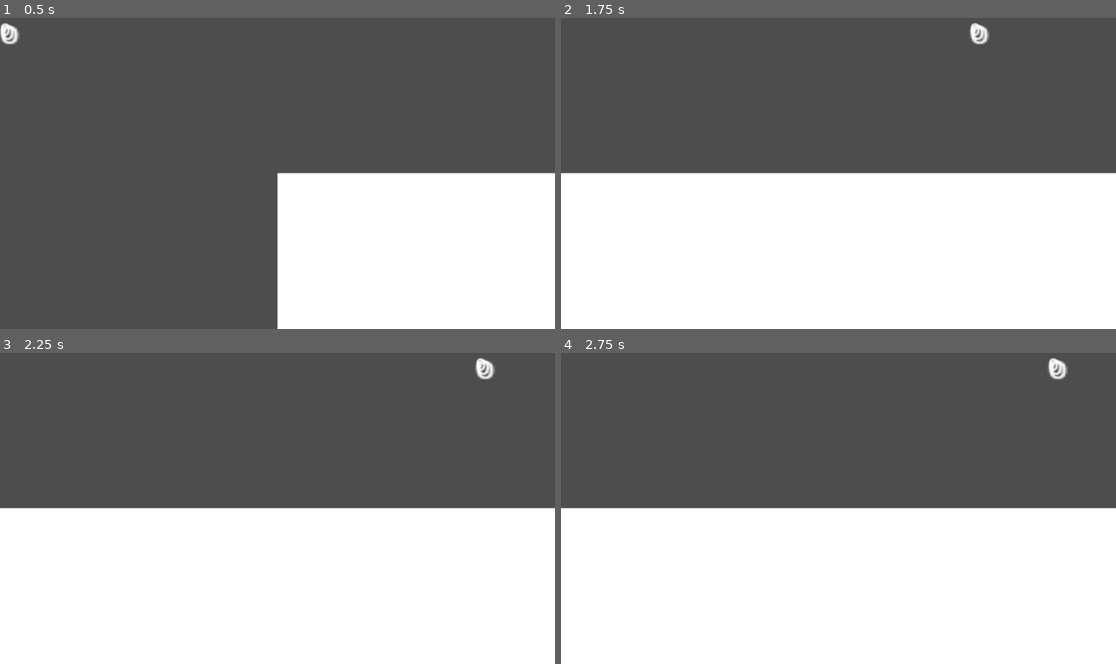
Above: before the commit, frames 1-4 (two rows, left to right).
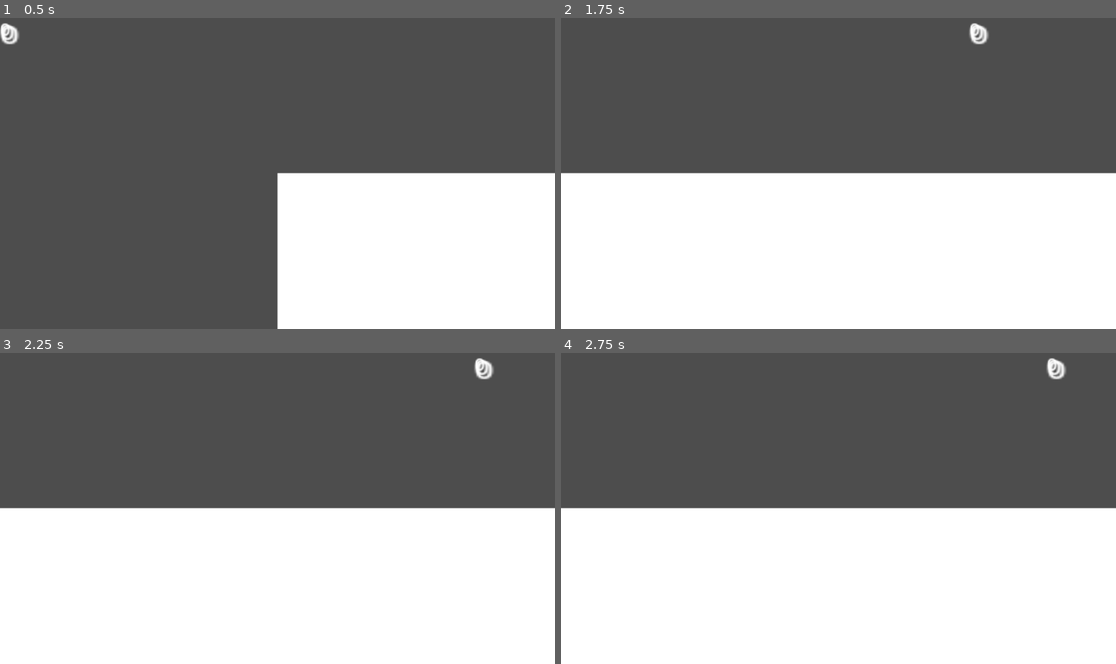
Above: after the commit, the same moments.

Repository: Lueegee1/Skr-t-Kast-Spil
Game: Godot game, scene res://main/root.tscn
Same seed, same stepped clock (60 frames per second), same inputs: the game is played once before the commit and once after it.
Inputs:
- Up to frame 1 (0.5 s): no input
- Up to frame 2 (1.75 s): tap Enter at 0.5 s
- Up to frame 3 (2.25 s): no input
- Up to frame 4 (2.75 s): no input

Frame 1 is identical in both runs. In frame 2, less than 0.1% of the frame differs, in the area x 73-77%, y 1-8%; in frame 3, 0.1%; in frame 4, 0.1%, in the area x 87-92%, y 1-9%.

Commit message:
Attach script to test solid

Diff:
--- a/main/GroundCollision.gd
+++ b/main/GroundCollision.gd
@@ -7,7 +7,7 @@
 	pass # Replace with function body.
 
 
-# Called every frame. 'delta' is the elapsed time since the previous frame.
+#Updates width of ground collision with ball position
 func _process(delta: float) -> void:
 	Ground.shape.size = start_size + Vector2(Global.Ball.position.x,0)
 	print(Ground.shape.size)
--- a/main/main.tscn
+++ b/main/main.tscn
@@ -1,8 +1,9 @@
-[gd_scene load_steps=6 format=3 uid="uid://pmrbuelgkrua"]
+[gd_scene load_steps=7 format=3 uid="uid://pmrbuelgkrua"]
 
 [ext_resource type="Script" uid="uid://dskg7hx4b5lr" path="res://main/Ui_And_Mainscript.gd" id="1_53q0u"]
 [ext_resource type="Script" uid="uid://c1vagnp7y22hl" path="res://main/BallMechanics.gd" id="2_pjrb6"]
 [ext_resource type="Script" uid="uid://dxurlyfv61set" path="res://main/Ground.gd" id="3_xwkvk"]
+[ext_resource type="Script" uid="uid://ede05gusyuy4" path="res://main/GroundCollision.gd" id="4_c651c"]
 
 [sub_resource type="PhysicsMaterial" id="PhysicsMaterial_xwkvk"]
 friction = 0.5
@@ -72,6 +73,7 @@
 script = ExtResource("3_xwkvk")
 
 [node name="Test solid" type="StaticBody2D" parent="."]
+script = ExtResource("4_c651c")
 
 [node name="Test collision shape" type="CollisionShape2D" parent="Test solid"]
 position = Vector2(1729, 57.75)
